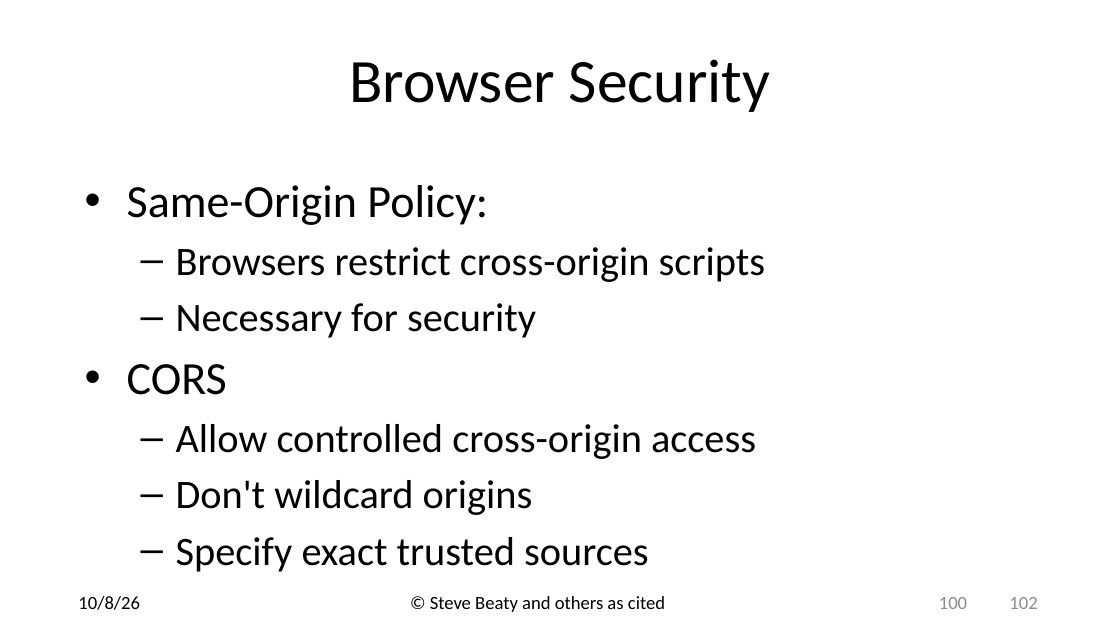
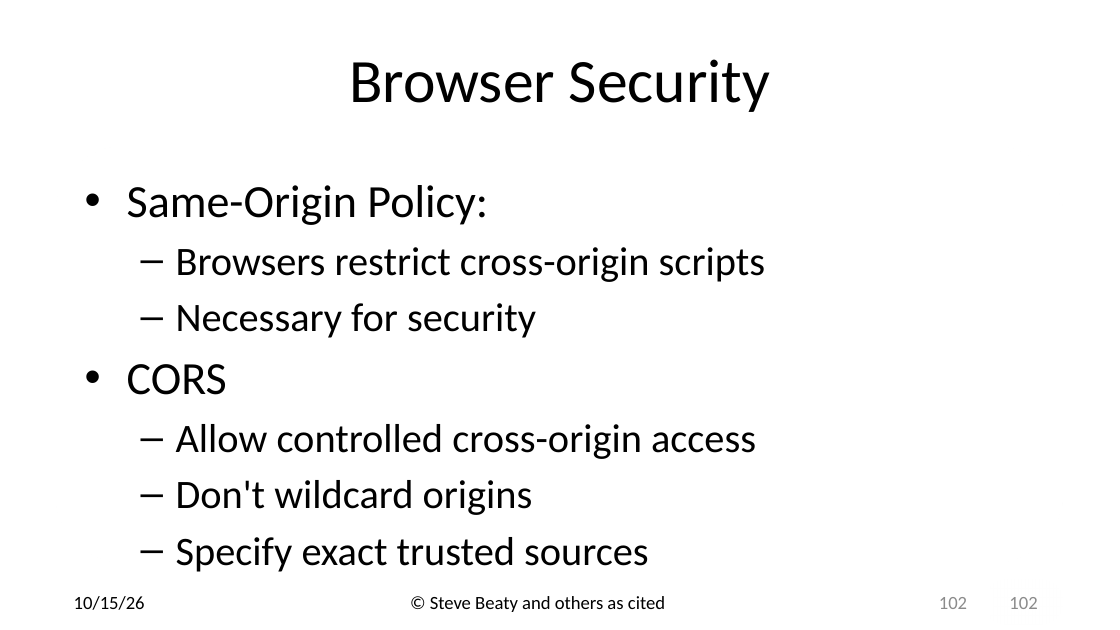
Before and after one commit to drb80/WebAppDev, a slide deck: slide 102 of Slides/Chapter06.pptx (slide 100 before the commit). Drawn at 1120x630 pixels with LibreOffice and Linux fonts; fonts in the diff are those of the drawing; background and template pictures are left out. Boxes give left, top, right and bottom in pixels: in the first picture for what was removed or moved away, otherwise in the second. Text is boxed around its words. In the diff, an @@ line names an element or a change of style, - is before the commit and + after.

```diff
--- a/Slides/Chapter06.pptx
+++ b/Slides/Chapter06.pptx
@@ text at (74, 596, 145, 610): text changed @@
-10/8/26
+10/15/26
@@ page number at (939, 597, 967, 609): text changed @@
-100
+102
```
Also in this commit, not shown: 100 other slides changed, 2 slides added, 1 other file.
